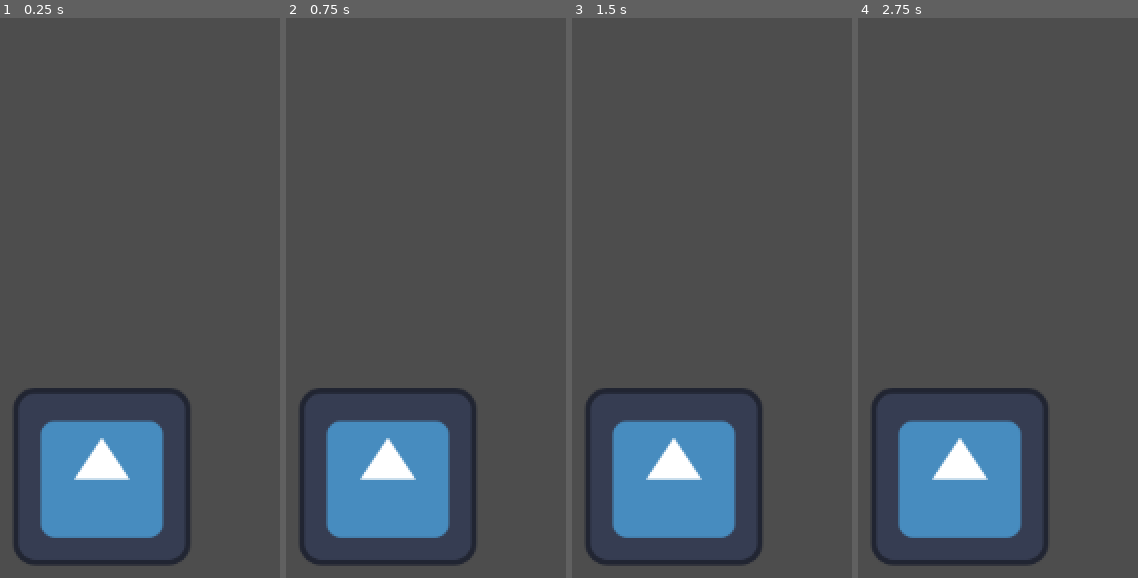
Above: before the commit, frames 1-4 (left to right).
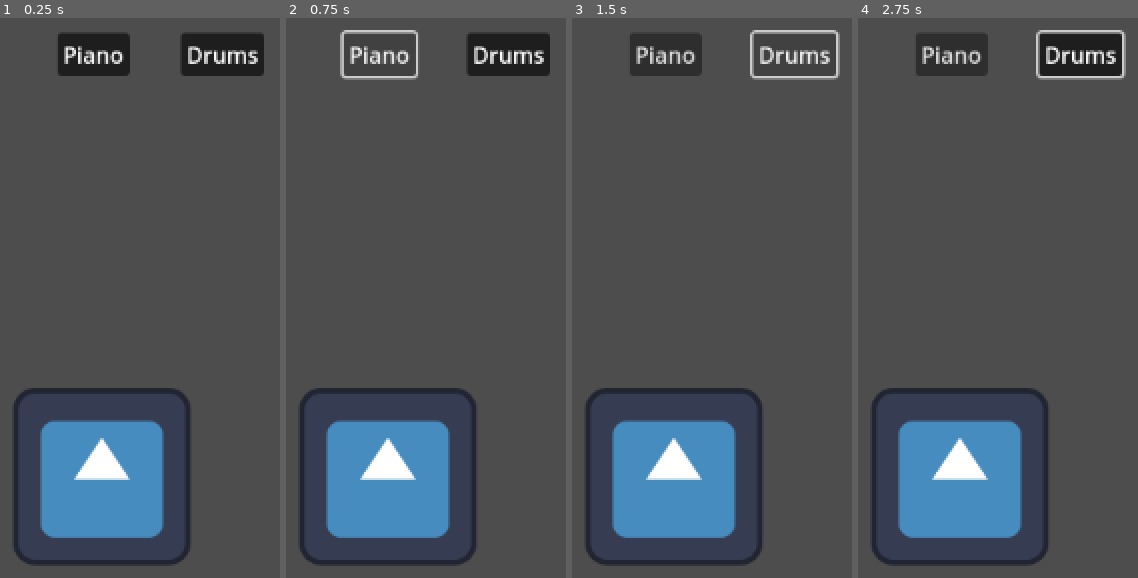
Above: after the commit, the same moments.

Repository: Lyanair/Semester1_Assignment
Game: Godot game, scene res://Piano.tscn
Same seed, same stepped clock (60 frames per second), same inputs: the game is played once before the commit and once after it. The engine's default icon, where the game draws it, is replaced by a stand-in: a white triangle on a blue panel in a dark square.
Inputs (mouse positions are in pixels of both pictures, inside the frame that each line leads up to):
- Up to frame 1 (0.25 s): no input
- Up to frame 2 (0.75 s): click (378, 57) at 0.5 s, where only the run after the commit has a clickable "Piano"
- Up to frame 3 (1.5 s): click (793, 57) at 1.25 s, where only the run after the commit has a clickable "Drums"
- Up to frame 4 (2.75 s): click (1079, 57) at 2 s, where only the run after the commit has a clickable "Drums"

The runs differ from the first frame. In frame 1, 4.0% of the frame differs, in the area x 20-95%, y 2-11%; in frame 2, 3.0%; in frame 3, 2.8%; in frame 4, 4.5%, in the area x 20-96%, y 2-12%.

Commit message:
Drums and Basic key script
Added drum sounds and made it so the key can change between the associated sounds by pressing either the drum or piano button

Diff:
--- /dev/null
+++ b/semester1-project/Help.tscn
@@ -0,0 +1,142 @@
+[gd_scene load_steps=15 format=3 uid="uid://ctvwocrct6h0q"]
+
+[ext_resource type="Texture2D" uid="uid://ktgjn64yntkx" path="res://icon.svg" id="1_uwqt4"]
+[ext_resource type="Script" path="res://Scripts/Key.gd" id="2_d5etg"]
+[ext_resource type="AudioStream" uid="uid://u6c670bbli6c" path="res://4409__pinkyfinger__piano-notes-1-octave/68437__pinkyfinger__piano-a.wav" id="3_h6ohf"]
+[ext_resource type="AudioStream" uid="uid://cs33y45x7d4ay" path="res://4409__pinkyfinger__piano-notes-1-octave/68438__pinkyfinger__piano-b.wav" id="4_2px7y"]
+[ext_resource type="AudioStream" uid="uid://d1mgw3qgrb5ij" path="res://4409__pinkyfinger__piano-notes-1-octave/68439__pinkyfinger__piano-bb.wav" id="5_js5kx"]
+[ext_resource type="AudioStream" uid="uid://r3pfs6ixwc37" path="res://4409__pinkyfinger__piano-notes-1-octave/68440__pinkyfinger__piano-c.wav" id="6_hwmtf"]
+[ext_resource type="AudioStream" uid="uid://faa2w1xqp6ua" path="res://4409__pinkyfinger__piano-notes-1-octave/68441__pinkyfinger__piano-c.wav" id="7_dknxo"]
+[ext_resource type="AudioStream" uid="uid://b3cfdmjq2jmuq" path="res://4409__pinkyfinger__piano-notes-1-octave/68442__pinkyfinger__piano-d.wav" id="8_tyku1"]
+[ext_resource type="AudioStream" uid="uid://bc3s7xa3qkoiq" path="res://4409__pinkyfinger__piano-notes-1-octave/68443__pinkyfinger__piano-e.wav" id="9_1dsug"]
+[ext_resource type="AudioStream" uid="uid://b1xjhafmxtfhp" path="res://4409__pinkyfinger__piano-notes-1-octave/68444__pinkyfinger__piano-eb.wav" id="10_8fome"]
+[ext_resource type="AudioStream" uid="uid://oesd80wbtj56" path="res://4409__pinkyfinger__piano-notes-1-octave/68445__pinkyfinger__piano-f.wav" id="11_q0c0b"]
+[ext_resource type="AudioStream" uid="uid://cap7mxu8nc887" path="res://4409__pinkyfinger__piano-notes-1-octave/68446__pinkyfinger__piano-f.wav" id="12_jahmu"]
+[ext_resource type="AudioStream" uid="uid://rxwg0leb33vn" path="res://4409__pinkyfinger__piano-notes-1-octave/68447__pinkyfinger__piano-g.wav" id="13_k1a68"]
+[ext_resource type="AudioStream" uid="uid://dg3ludmfeij4j" path="res://4409__pinkyfinger__piano-notes-1-octave/68448__pinkyfinger__piano-g.wav" id="14_vfgtb"]
+
+[node name="Node2D" type="Node2D"]
+
+[node name="Sprite2D" type="Sprite2D" parent="."]
+position = Vector2(53.88, 457.76)
+scale = Vector2(0.67, 1.34)
+texture = ExtResource("1_uwqt4")
+script = ExtResource("2_d5etg")
+
+[node name="Sprite2D2" type="Sprite2D" parent="."]
+position = Vector2(147, 458)
+scale = Vector2(0.67, 1.34)
+texture = ExtResource("1_uwqt4")
+script = ExtResource("2_d5etg")
+keybind = "s"
+
+[node name="Sprite2D3" type="Sprite2D" parent="."]
+position = Vector2(241, 458)
+scale = Vector2(0.67, 1.34)
+texture = ExtResource("1_uwqt4")
+script = ExtResource("2_d5etg")
+keybind = "d"
+
+[node name="Sprite2D4" type="Sprite2D" parent="."]
+position = Vector2(335, 458)
+scale = Vector2(0.67, 1.34)
+texture = ExtResource("1_uwqt4")
+script = ExtResource("2_d5etg")
+keybind = "f"
+
+[node name="Sprite2D5" type="Sprite2D" parent="."]
+position = Vector2(425, 458)
+scale = Vector2(0.67, 1.34)
+texture = ExtResource("1_uwqt4")
+script = ExtResource("2_d5etg")
+keybind = "g"
+
+[node name="Sprite2D6" type="Sprite2D" parent="."]
+position = Vector2(517, 458)
+scale = Vector2(0.67, 1.34)
+texture = ExtResource("1_uwqt4")
+script = ExtResource("2_d5etg")
+keybind = "h"
+
+[node name="Sprite2D7" type="Sprite2D" parent="."]
+position = Vector2(609, 458)
+scale = Vector2(0.67, 1.34)
+texture = ExtResource("1_uwqt4")
+script = ExtResource("2_d5etg")
+keybind = "j"
+
+[node name="Sprite2D8" type="Sprite2D" parent="."]
+position = Vector2(707, 460)
+scale = Vector2(0.67, 1.34)
+texture = ExtResource("1_uwqt4")
+script = ExtResource("2_d5etg")
+keybind = "k"
+
+[node name="Sprite2D9" type="Sprite2D" parent="."]
+position = Vector2(803, 458)
+scale = Vector2(0.67, 1.34)
+texture = ExtResource("1_uwqt4")
+script = ExtResource("2_d5etg")
+keybind = "l"
+
+[node name="Sprite2D10" type="Sprite2D" parent="."]
+position = Vector2(903, 458)
+scale = Vector2(0.67, 1.34)
+texture = ExtResource("1_uwqt4")
+script = ExtResource("2_d5etg")
+keybind = ";"
+
+[node name="Sprite2D11" type="Sprite2D" parent="."]
+position = Vector2(999, 458)
+scale = Vector2(0.67, 1.34)
+texture = ExtResource("1_uwqt4")
+script = ExtResource("2_d5etg")
+keybind = "'"
+
+[node name="Sprite2D12" type="Sprite2D" parent="."]
+position = Vector2(1102, 458)
+scale = Vector2(0.67, 1.34)
+texture = ExtResource("1_uwqt4")
+script = ExtResource("2_d5etg")
+keybind = "#"
+
+[node name="Piano" type="Node2D" parent="."]
+position = Vector2(122, 517)
+scale = Vector2(1, 2)
+
+[node name="Piano1" type="AudioStreamPlayer2D" parent="Piano"]
+stream = ExtResource("3_h6ohf")
+
+[node name="Piano2" type="AudioStreamPlayer2D" parent="Piano"]
+position = Vector2(2, -3.05176e-05)
+stream = ExtResource("4_2px7y")
+
+[node name="Piano3" type="AudioStreamPlayer2D" parent="Piano"]
+stream = ExtResource("5_js5kx")
+
+[node name="Piano4" type="AudioStreamPlayer2D" parent="Piano"]
+stream = ExtResource("6_hwmtf")
+
+[node name="Piano5" type="AudioStreamPlayer2D" parent="Piano"]
+stream = ExtResource("7_dknxo")
+
+[node name="Piano6" type="AudioStreamPlayer2D" parent="Piano"]
+stream = ExtResource("8_tyku1")
+
+[node name="Piano7" type="AudioStreamPlayer2D" parent="Piano"]
+stream = ExtResource("9_1dsug")
+
+[node name="Piano8" type="AudioStreamPlayer2D" parent="Piano"]
+stream = ExtResource("10_8fome")
+
+[node name="Piano9" type="AudioStreamPlayer2D" parent="Piano"]
+stream = ExtResource("11_q0c0b")
+
+[node name="Piano10" type="AudioStreamPlayer2D" parent="Piano"]
+stream = ExtResource("12_jahmu")
+
+[node name="Piano11" type="AudioStreamPlayer2D" parent="Piano"]
+stream = ExtResource("13_k1a68")
+
+[node name="Piano12" type="AudioStreamPlayer2D" parent="Piano"]
+stream = ExtResource("14_vfgtb")
--- a/semester1-project/Piano.tscn
+++ b/semester1-project/Piano.tscn
@@ -1,18 +1,90 @@
-[gd_scene load_steps=4 format=3 uid="uid://dncsm0c2wcbjw"]
+[gd_scene load_steps=16 format=3 uid="uid://dncsm0c2wcbjw"]
 
 [ext_resource type="Texture2D" uid="uid://ktgjn64yntkx" path="res://icon.svg" id="1_hbh86"]
 [ext_resource type="Script" path="res://Scripts/Key.gd" id="2_pcrys"]
 [ext_resource type="AudioStream" uid="uid://u6c670bbli6c" path="res://4409__pinkyfinger__piano-notes-1-octave/68437__pinkyfinger__piano-a.wav" id="3_85fut"]
+[ext_resource type="AudioStream" uid="uid://cs33y45x7d4ay" path="res://4409__pinkyfinger__piano-notes-1-octave/68438__pinkyfinger__piano-b.wav" id="4_2uhan"]
+[ext_resource type="AudioStream" uid="uid://d1mgw3qgrb5ij" path="res://4409__pinkyfinger__piano-notes-1-octave/68439__pinkyfinger__piano-bb.wav" id="5_58msu"]
+[ext_resource type="AudioStream" uid="uid://r3pfs6ixwc37" path="res://4409__pinkyfinger__piano-notes-1-octave/68440__pinkyfinger__piano-c.wav" id="6_rfd1l"]
+[ext_resource type="AudioStream" uid="uid://b3cfdmjq2jmuq" path="res://4409__pinkyfinger__piano-notes-1-octave/68442__pinkyfinger__piano-d.wav" id="7_w5k27"]
+[ext_resource type="AudioStream" uid="uid://faa2w1xqp6ua" path="res://4409__pinkyfinger__piano-notes-1-octave/68441__pinkyfinger__piano-c.wav" id="8_oc7bh"]
+[ext_resource type="AudioStream" uid="uid://bc3s7xa3qkoiq" path="res://4409__pinkyfinger__piano-notes-1-octave/68443__pinkyfinger__piano-e.wav" id="9_autxu"]
+[ext_resource type="AudioStream" uid="uid://b1xjhafmxtfhp" path="res://4409__pinkyfinger__piano-notes-1-octave/68444__pinkyfinger__piano-eb.wav" id="10_61d5u"]
+[ext_resource type="AudioStream" uid="uid://oesd80wbtj56" path="res://4409__pinkyfinger__piano-notes-1-octave/68445__pinkyfinger__piano-f.wav" id="11_13e2f"]
+[ext_resource type="AudioStream" uid="uid://cap7mxu8nc887" path="res://4409__pinkyfinger__piano-notes-1-octave/68446__pinkyfinger__piano-f.wav" id="12_uapet"]
+[ext_resource type="AudioStream" uid="uid://rxwg0leb33vn" path="res://4409__pinkyfinger__piano-notes-1-octave/68447__pinkyfinger__piano-g.wav" id="13_xrafy"]
+[ext_resource type="AudioStream" uid="uid://dg3ludmfeij4j" path="res://4409__pinkyfinger__piano-notes-1-octave/68448__pinkyfinger__piano-g.wav" id="14_vk3kj"]
+[ext_resource type="AudioStream" uid="uid://dlk2a6qj2ofam" path="res://samples/clap-tape.wav" id="15_0sx2e"]
 
 [node name="Node2D" type="Node2D"]
 
-[node name="Sprite2D" type="Sprite2D" parent="." node_paths=PackedStringArray("sound")]
+[node name="Sprite2D" type="Sprite2D" parent="." node_paths=PackedStringArray("Pianosound", "Drumsound")]
 position = Vector2(209, 442)
 texture = ExtResource("1_hbh86")
 script = ExtResource("2_pcrys")
-sound = NodePath("../Node2D/AudioStreamPlayer2D")
+Pianosound = NodePath("../Piano Sound Players/Piano a")
+Drumsound = NodePath("../Drum Sound Players/AudioStreamPlayer2D")
 
-[node name="Node2D" type="Node2D" parent="."]
+[node name="Button" type="Button" parent="."]
+offset_left = 177.0
+offset_top = 122.0
+offset_right = 229.0
+offset_bottom = 153.0
+toggle_mode = true
+button_pressed = true
+text = "Piano"
 
-[node name="AudioStreamPlayer2D" type="AudioStreamPlayer2D" parent="Node2D"]
+[node name="Button2" type="Button" parent="."]
+offset_left = 266.0
+offset_top = 122.0
+offset_right = 326.0
+offset_bottom = 153.0
+toggle_mode = true
+button_pressed = true
+text = "Drums"
+
+[node name="Piano Sound Players" type="Node2D" parent="."]
+
+[node name="Piano a" type="AudioStreamPlayer2D" parent="Piano Sound Players"]
 stream = ExtResource("3_85fut")
+
+[node name="Piano b" type="AudioStreamPlayer2D" parent="Piano Sound Players"]
+stream = ExtResource("4_2uhan")
+
+[node name="Piano bb" type="AudioStreamPlayer2D" parent="Piano Sound Players"]
+stream = ExtResource("5_58msu")
+
+[node name="Piano c" type="AudioStreamPlayer2D" parent="Piano Sound Players"]
+stream = ExtResource("6_rfd1l")
+
+[node name="Piano c2" type="AudioStreamPlayer2D" parent="Piano Sound Players"]
+stream = ExtResource("7_w5k27")
+
+[node name="Piano d" type="AudioStreamPlayer2D" parent="Piano Sound Players"]
+stream = ExtResource("8_oc7bh")
+
+[node name="Piano e" type="AudioStreamPlayer2D" parent="Piano Sound Players"]
+stream = ExtResource("9_autxu")
+
+[node name="Piano eb" type="AudioStreamPlayer2D" parent="Piano Sound Players"]
+stream = ExtResource("10_61d5u")
+
+[node name="Piano f" type="AudioStreamPlayer2D" parent="Piano Sound Players"]
+stream = ExtResource("11_13e2f")
+
+[node name="Piano f2" type="AudioStreamPlayer2D" parent="Piano Sound Players"]
+stream = ExtResource("12_uapet")
+
+[node name="Piano g" type="AudioStreamPlayer2D" parent="Piano Sound Players"]
+stream = ExtResource("13_xrafy")
+
+[node name="Piano g2" type="AudioStreamPlayer2D" parent="Piano Sound Players"]
+stream = ExtResource("14_vk3kj")
+
+[node name="Drum Sound Players" type="Node2D" parent="."]
+
+[node name="AudioStreamPlayer2D" type="AudioStreamPlayer2D" parent="Drum Sound Players"]
+stream = ExtResource("15_0sx2e")
+
+[connection signal="button_down" from="Button" to="Sprite2D" method="_on_button_button_down"]
+[connection signal="button_down" from="Button2" to="Sprite2D" method="_on_button_2_button_down"]
--- a/semester1-project/Scripts/Key.gd
+++ b/semester1-project/Scripts/Key.gd
@@ -1,14 +1,24 @@
 extends Sprite2D
 
 @export var keybind = "a"
-@export var sound: Node
+@export var Pianosound: Node
+@export var Drumsound: Node
+@export var Mouthsound: Node
+var currsound
 
+func _on_button_button_down() -> void:
+	currsound = Pianosound
+	print("Piano Button")
 
+func _on_button_2_button_down() -> void:
+	currsound = Drumsound
+	print("Drum Button")
 
 func _process(delta: float) -> void:
 	if Input.is_action_just_pressed(keybind):
-		sound.play()
+		currsound.play()
 		self.modulate = Color.RED
+		print("a")
 
 	if Input.is_action_just_released(keybind):
 		self.modulate = Color.WHITE
--- a/semester1-project/project.godot
+++ b/semester1-project/project.godot
@@ -14,3 +14,11 @@
 run/main_scene="res://Piano.tscn"
 config/features=PackedStringArray("4.3", "Forward Plus")
 config/icon="res://icon.svg"
+
+[input]
+
+a={
+"deadzone": 0.5,
+"events": [null, null, Object(InputEventKey,"resource_local_to_scene":false,"resource_name":"","device":-1,"window_id":0,"alt_pressed":false,"shift_pressed":false,"ctrl_pressed":false,"meta_pressed":false,"pressed":false,"keycode":0,"physical_keycode":65,"key_label":0,"unicode":97,"location":0,"echo":false,"script":null)
+]
+}
Not shown, added: semester1-project/samples/clap-tape.wav.import
Not shown, added: semester1-project/samples/crash-808.wav.import
Not shown, added: semester1-project/samples/crash-noise.wav.import
Not shown, added: semester1-project/samples/hihat-analog.wav.import
Not shown, added: semester1-project/samples/kick-acoustic01.wav.import
Not shown, added: semester1-project/samples/openhat-analog.wav.import
Not shown, added: semester1-project/samples/perc-chirpy.wav.import
Not shown, added: semester1-project/samples/snare-dist01.wav.import
Not shown, added: semester1-project/samples/snare-punch.wav.import
Not shown, added: semester1-project/samples/tom-lofi.wav.import
Not shown, added: semester1-project/samples/tom-short.wav.import
Not shown, added: semester1-project/samples/clap-tape.wav
(and 10 more such lines)
